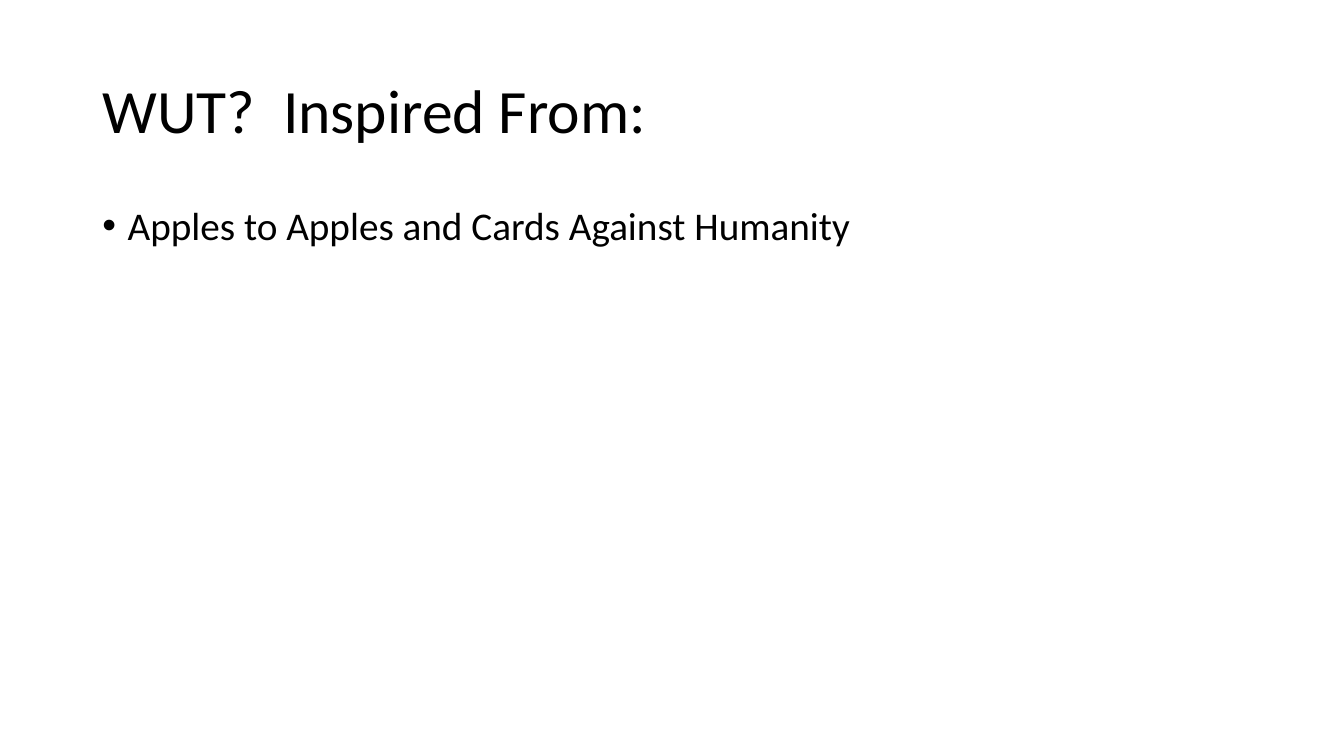
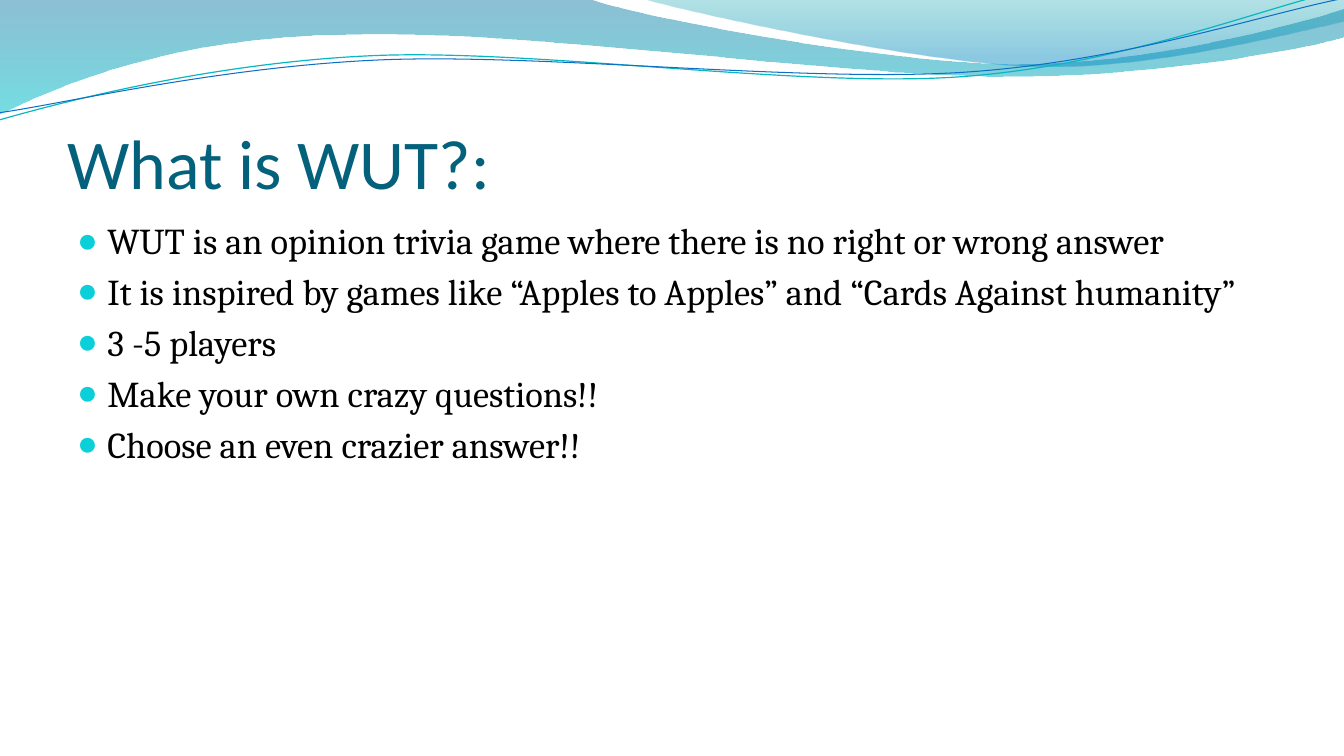
Before and after one commit to cwzero/Trivia, a slide deck: slide 3 of WUTDemo.pptx. Drawn at 1344x756 pixels with LibreOffice and Linux fonts; fonts in the diff are those of the drawing; background and template pictures are left out. Boxes give left, top, right and bottom in pixels: in the first picture for what was removed or moved away, otherwise in the second. Text is boxed around its words. In the diff, an @@ line names an element or a change of style, - is before the commit and + after.

```diff
--- a/WUTDemo.pptx
+++ b/WUTDemo.pptx
@@ freeform shape added at <box>0,0,1344,114</box>, fill gradient #0074A1 to #00C6CF @@
@@ freeform shape added at <box>0,0,1344,125</box>, outline #0AB8BF 0.85 pt @@
@@ freeform shape added at <box>0,0,1344,120</box>, outline #0F6FC6 0.75 pt @@
@@ freeform shape added at <box>644,0,1344,70</box>, fill gradient #00A1A9 to #008BBF @@
@@ title "What is WUT?:" at <box>67,140,490,190</box>: vertical alignment middle to bottom @@
@@ title at <box>67,140,490,190</box>: text changed; size 44 to 50 pt; text colour #000000 to #04617B @@
-WUT? Inspired From:
+What is WUT?:
@@ text at <box>107,228,1236,459</box>: text changed; size 28 to 26 pt; font Calibri to Cambria @@
-• Apples to Apples and Cards Against Humanity
+● WUT is an opinion trivia game where there is no right or wrong answer
+● It is inspired by games like “Apples to Apples” and “Cards Against humanity”
+● 3 -5 players
+● Make your own crazy questions!!
+● Choose an even crazier answer!!
```
Also in this commit, not shown: 6 other slides changed, 2 slides added, 2 slides removed, 22 other files.
